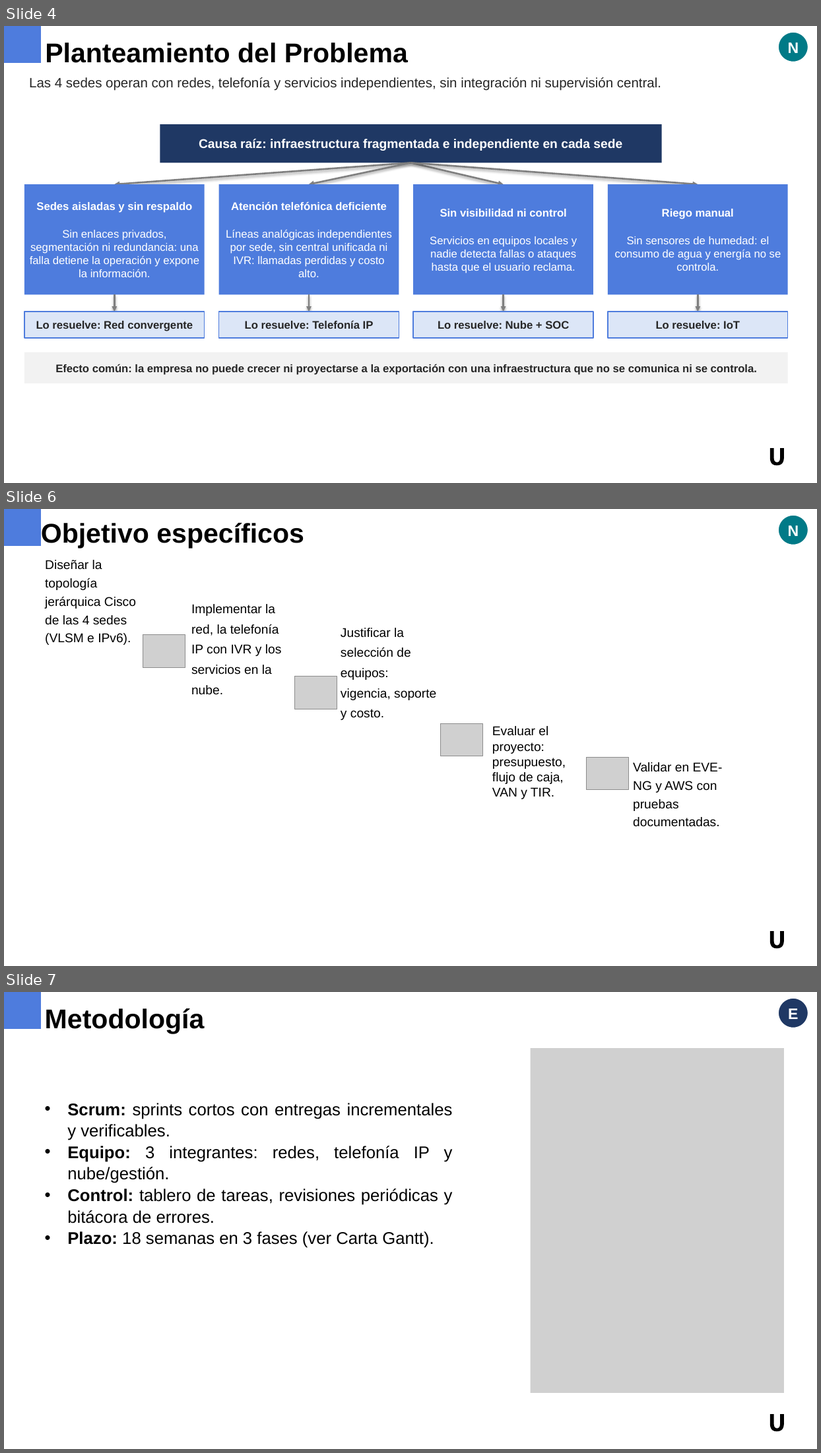
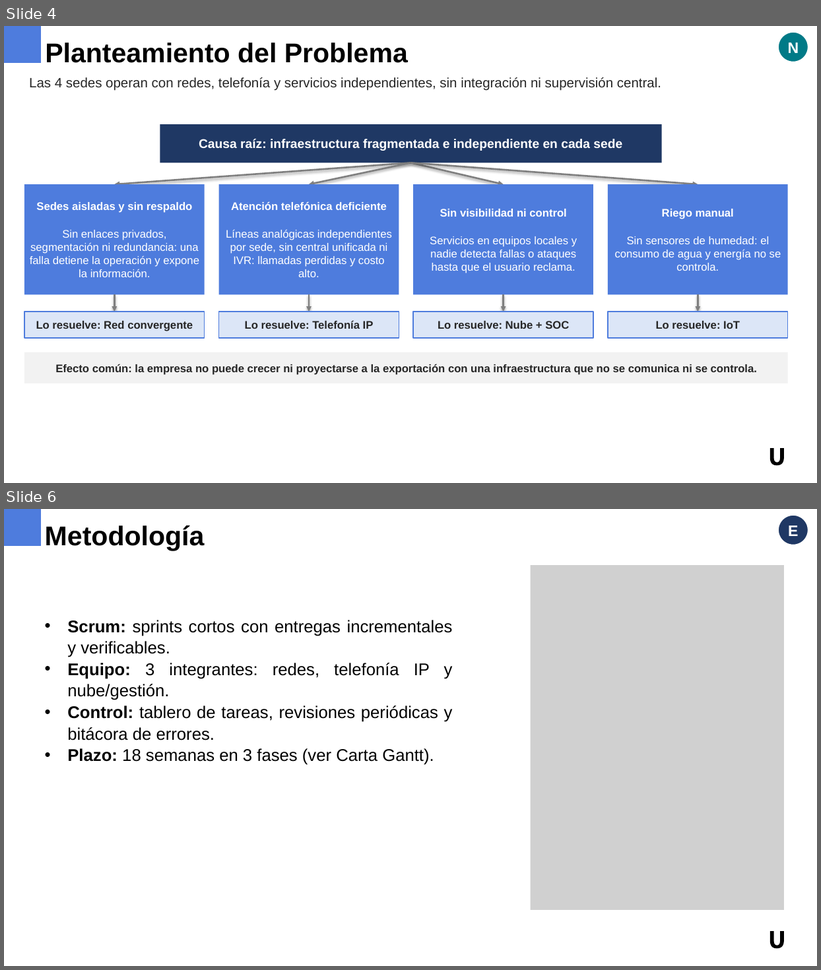
Before and after one commit to erickfranciscobasulto-bit/Proyecto-de-titulo, a slide deck: entrega/Presentacion_Final_Agroprodel_Definitiva_v2.pptx. Shown one above the other, each under a label of ours: slides 4, 6 and 7 before the commit, slides 4 and 6 after it; the slides between them are not shown. The pictures are 821x1453 and 821x970 pixels, drawn with LibreOffice and Linux fonts; fonts in the diff are those of the drawing; grey boxes stand for pictures; background and template pictures are left out. Boxes give left, top, right and bottom in pixels: in the first picture for what was removed or moved away, otherwise in the second. Text is boxed around its words. In the diff, an @@ line names an element or a change of style, - is before the commit and + after.

```diff
--- a/entrega/Presentacion_Final_Agroprodel_Definitiva_v2.pptx
+++ b/entrega/Presentacion_Final_Agroprodel_Definitiva_v2.pptx
@@ slide 6 removed at box(4, 509, 817, 966), background #FFFFFF @@
@@ freeform shape removed at box(4, 509, 40, 545) @@
@@ text removed at box(41, 523, 304, 548) @@
-Objetivo específicos
@@ ellipse removed at box(779, 515, 809, 545) @@
-N
@@ text removed at box(45, 560, 136, 645) @@
-Diseñar la topología jerárquica Cisco de las 4 sedes (VLSM e IPv6).
@@ text removed at box(191, 604, 282, 695) @@
-Implementar la red, la telefonía IP con IVR y los servicios en la nube.
@@ picture removed at box(143, 634, 185, 667) @@
@@ text removed at box(341, 628, 436, 720) @@
-Justificar la selección de equipos: vigencia, soporte y costo.
@@ picture removed at box(295, 677, 337, 710) @@
@@ picture removed at box(441, 723, 483, 757) @@
@@ text removed at box(492, 726, 566, 799) @@
-Evaluar el proyecto: presupuesto, flujo de caja, VAN y TIR.
@@ picture removed at box(587, 757, 628, 790) @@
@@ text removed at box(633, 762, 723, 827) @@
-Validar en EVE-NG y AWS con pruebas documentadas.
@@ freeform shape removed at box(770, 931, 784, 949) @@
@@ what was slide 7 is now slide 6 @@
```
Also in this commit, not shown: 1 slide changed.
